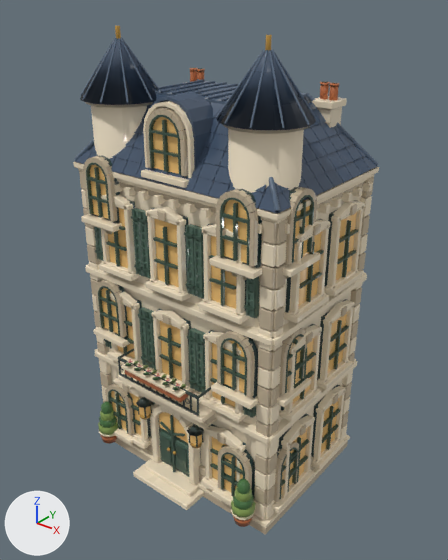
An edit to the glTF model art/blender-city/models/classic/villa_3/model.glb, drawn before and after from the same camera.
The view is the same before and after, from a camera (50 mm lens) standing at (1.401, -1.74, 1.904) and looking at (0.019, -0.014, 0.833). Every picture has the same lights, and +X, +Y and +Z are marked at lower left. The picture after the commit comes second. Where no turn or scale is listed for an object, it has been applied to the vertices. Vertices at exactly the same position are counted once.

Names of what the first picture shows: 'classic_villa_3_geometry'.
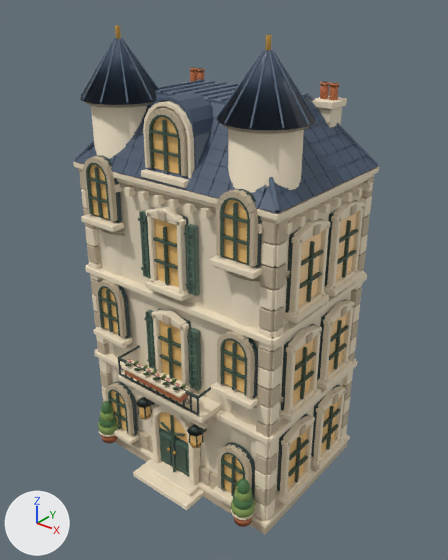
Pixel boxes (x1, y1, x2, y2) of what changed, in the pictures (448 x 560 px):
part 1 of me_classic_villa_3_mesh, deleted (beige)
    before: (94, 187, 320, 513)
part 2 of me_classic_villa_3_mesh, cut back
    before: (104, 208, 156, 449)
    after: (109, 267, 155, 428)
part 3 of me_classic_villa_3_mesh, cut back
    before: (197, 334, 307, 499)
    after: (197, 435, 202, 445)
part 4 of me_classic_villa_3_mesh, cut back
    before: (284, 187, 314, 244)
    after: (280, 218, 288, 223)
part 5 of me_classic_villa_3_mesh, surface changed
    both: (84, 63, 358, 526)

The change, as a list of edits to the scene's bpy script:
```text
Change me_classic_villa_3_mesh:
    used by ob_classic_villa_3_geometry; location = (0.0, 0.0, 0.0)
    remove me_classic_villa_3_mesh.from_pydata(...)  # 23236 vertices, 41136 faces; spans x -0.49..0.49, y -0.44..0.44, z 0.0..1.76
    add me_classic_villa_3_mesh.from_pydata(...)  # 19456 vertices, 34512 faces; spans x -0.49..0.49, y -0.44..0.44, z 0.0..1.76
    me_classic_villa_3_mesh part 1: 258 loose pieces with 3272 vertices, spanning x -0.48..0.48, y -0.34..-0.09, z 0.09..1.33, are deleted
    me_classic_villa_3_mesh part 2: 15 vertices moved within x -0.47..-0.12, y -0.34..-0.1, z 0.12..0.95; 248 vertices removed from x -0.47..-0.12, y -0.34..-0.1, z 0.09..1.17
    me_classic_villa_3_mesh part 3: 6 vertices moved within x 0.16..0.47, y -0.34..-0.1, z 0.12..0.77; 200 vertices removed from x 0.16..0.47, y -0.34..-0.1, z 0.09..0.82
    me_classic_villa_3_mesh part 4: 2 vertices moved within x 0.43..0.45, y -0.25, z 1.26; 30 vertices removed from x 0.43..0.47, y -0.25..-0.1, z 1.1..1.33
    me_classic_villa_3_mesh part 5: 34167 kept faces spanning x -0.49..0.49, y -0.44..0.44, z 0.0..1.76 get new texture (UV) coordinates
    other edits to the shape of me_classic_villa_3_mesh do not show in these pictures
```
